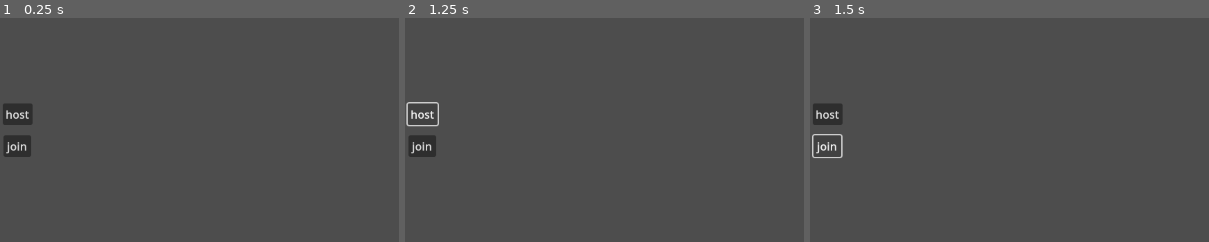
Above: before the commit, frames 1-3 (left to right).
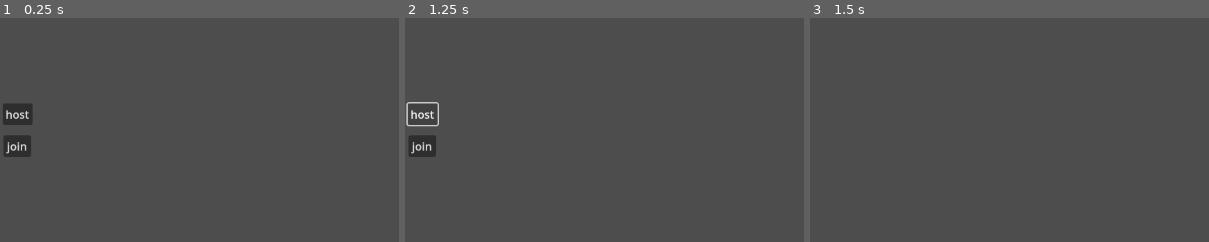
Above: after the commit, the same moments.

Repository: TNTeon/Jeopardy
Game: Godot game, scene res://Classes/Multiplayer/multiplayer.tscn
Same seed, same stepped clock (60 frames per second), same inputs: the game is played once before the commit and once after it. The project has no main scene, so this scene is started directly.
Inputs:
- Up to frame 1 (0.25 s): no input
- Up to frame 2 (1.25 s): click "host" at 0.5 s
- Up to frame 3 (1.5 s): click "join" at 1.25 s
The pictures show only the part of the screen within x 0-50%, y 5-55%; the shares and areas given below are measured in that part.

Frames 1-2 are identical in both runs. In frame 3, 0.9% of the frame differs, in the area x 0-9%, y 38-63%.

Commit message:
I moved some things around, and added a "nicer" UI to the user that clicks the join button. I'm really confused though, so I'm just going to follow an extensive tutorial, and will come back fully educated on this networking thing.

Diff:
--- a/Classes/Multiplayer/multiplayer.gd
+++ b/Classes/Multiplayer/multiplayer.gd
@@ -4,24 +4,34 @@
 @export var player_scene : PackedScene
 #This is where we store our players
 @onready var players = $Players
+@onready var host: Button = $host
+@onready var join: Button = $join
 
 #Holds the currently buzzed player
 var buzzed_player : basic_player
+
+var isHost : bool
 
 func _on_host_pressed():
 	peer.create_server(135)
 	multiplayer.multiplayer_peer = peer
 	multiplayer.peer_connected.connect(_add_player)
 
+	isHost = true
+
+	setup_Host_View()
+
 func _add_player(id = 1):
 	var player = player_scene.instantiate()
 	player.name = str(id)
 	players.add_child(player)
-	player.visible = false
 
 func _on_join_pressed():
-	peer.create_client("localhost",135)
+	peer.create_client("192.168.1.61",135)
 	multiplayer.multiplayer_peer = peer
+
+	isHost = false
+	setup_Client_View()
 
 func _process(delta):
 	#HACK we would love to do this without a loop! Maybe with signals???????
@@ -42,3 +52,10 @@
 #Clear last buzzed player, allow more to now buzz
 func clearBuzzedPlayer():
 	buzzed_player = null
+
+func setup_Host_View():
+	pass
+
+func setup_Client_View():
+	host.visible = false
+	join.visible = false
--- /dev/null
+++ b/Classes/Player/Player_App.tscn
@@ -0,0 +1,24 @@
+[gd_scene load_steps=4 format=3 uid="uid://dic8pkvk2s25n"]
+
+[ext_resource type="Script" uid="uid://xalfdl0mrnyo" path="res://Classes/Player/player_app.gd" id="1_ik77l"]
+[ext_resource type="PackedScene" uid="uid://dm83yrycpieb4" path="res://Classes/Player/basic_player.tscn" id="2_cirlr"]
+
+[sub_resource type="SceneReplicationConfig" id="SceneReplicationConfig_ik77l"]
+properties/0/path = NodePath("1:isPressed")
+properties/0/spawn = true
+properties/0/replication_mode = 1
+
+[node name="PlayerApp" type="Control"]
+layout_mode = 3
+anchors_preset = 15
+anchor_right = 1.0
+anchor_bottom = 1.0
+grow_horizontal = 2
+grow_vertical = 2
+script = ExtResource("1_ik77l")
+
+[node name="1" parent="." instance=ExtResource("2_cirlr")]
+layout_mode = 0
+
+[node name="MultiplayerSynchronizer" type="MultiplayerSynchronizer" parent="."]
+replication_config = SubResource("SceneReplicationConfig_ik77l")
--- a/Classes/Player/basic_player.gd
+++ b/Classes/Player/basic_player.gd
@@ -1,4 +1,4 @@
-extends Button
+extends Control
 class_name basic_player
 
 @export var isPressed = false
--- a/Classes/Player/basic_player.tscn
+++ b/Classes/Player/basic_player.tscn
@@ -2,18 +2,53 @@
 
 [ext_resource type="Script" uid="uid://y5j6lm84mbem" path="res://Classes/Player/basic_player.gd" id="1_ffn7p"]
 
-[sub_resource type="SceneReplicationConfig" id="SceneReplicationConfig_t48j1"]
+[sub_resource type="SceneReplicationConfig" id="SceneReplicationConfig_wnt18"]
 properties/0/path = NodePath(".:isPressed")
 properties/0/spawn = true
 properties/0/replication_mode = 1
 
-[node name="basic_player" type="Button"]
+[node name="basic_player" type="Control"]
+layout_mode = 3
+anchors_preset = 0
 offset_right = 180.0
 offset_bottom = 141.0
-text = "Buzzzz"
 script = ExtResource("1_ffn7p")
 
+[node name="ColorRect" type="ColorRect" parent="."]
+layout_mode = 1
+anchors_preset = 15
+anchor_right = 1.0
+anchor_bottom = 1.0
+offset_right = 540.0
+offset_bottom = 1459.0
+grow_horizontal = 2
+grow_vertical = 2
+color = Color(0.14705, 0, 0.955444, 1)
+
+[node name="VBoxContainer" type="VBoxContainer" parent="ColorRect"]
+custom_minimum_size = Vector2(720, 1600)
+layout_mode = 0
+offset_right = 720.0
+offset_bottom = 1600.0
+
+[node name="TextEdit" type="TextEdit" parent="ColorRect/VBoxContainer"]
+custom_minimum_size = Vector2(50, 10)
+layout_mode = 2
+size_flags_horizontal = 4
+
+[node name="Label" type="Label" parent="ColorRect/VBoxContainer"]
+layout_mode = 2
+text = "[NAME]"
+
+[node name="1" type="Button" parent="ColorRect/VBoxContainer"]
+custom_minimum_size = Vector2(100, 100)
+layout_mode = 2
+size_flags_horizontal = 4
+size_flags_vertical = 2
+text = "BUZZ"
+
 [node name="MultiplayerSynchronizer" type="MultiplayerSynchronizer" parent="."]
-replication_config = SubResource("SceneReplicationConfig_t48j1")
+root_path = NodePath("../ColorRect/VBoxContainer/1")
+replication_config = SubResource("SceneReplicationConfig_wnt18")
 
-[connection signal="pressed" from="." to="." method="_on_pressed"]
+[connection signal="pressed" from="ColorRect/VBoxContainer/1" to="." method="_on_pressed"]
--- /dev/null
+++ b/Classes/Player/player_app.gd
@@ -0,0 +1,7 @@
+extends Control
+
+var peer = ENetMultiplayerPeer.new()
+
+func _ready():
+	peer.create_client("localhost",135)
+	multiplayer.multiplayer_peer = peer
Not shown, added: Classes/Player/player_app.gd.uid
